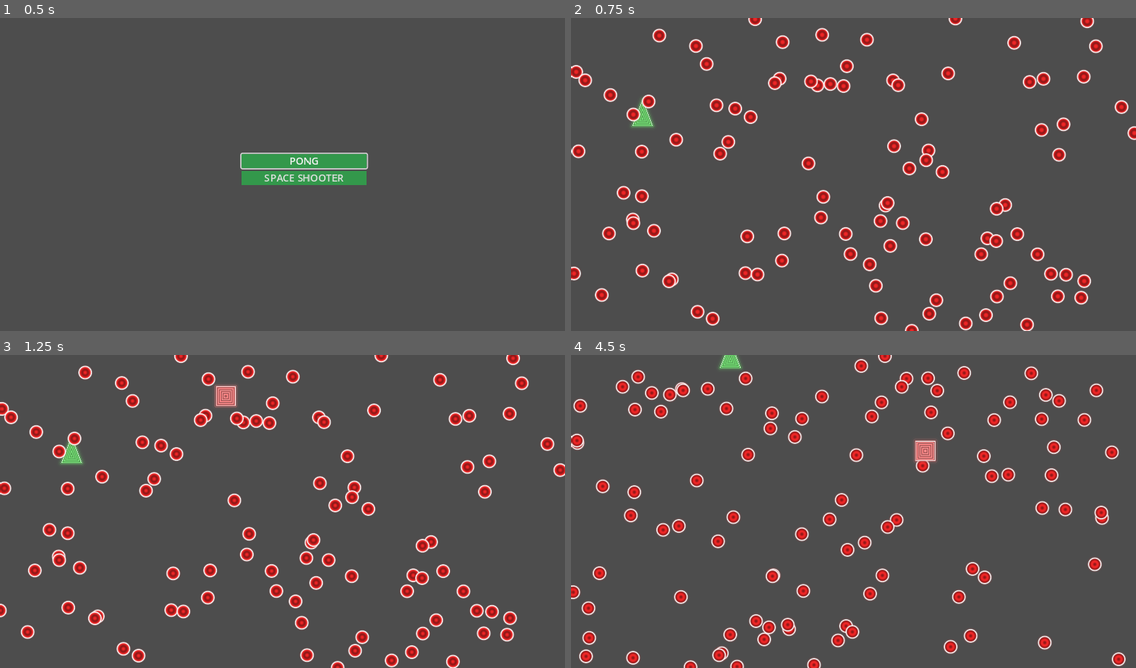
Above: before the commit, frames 1-4 (two rows, left to right).
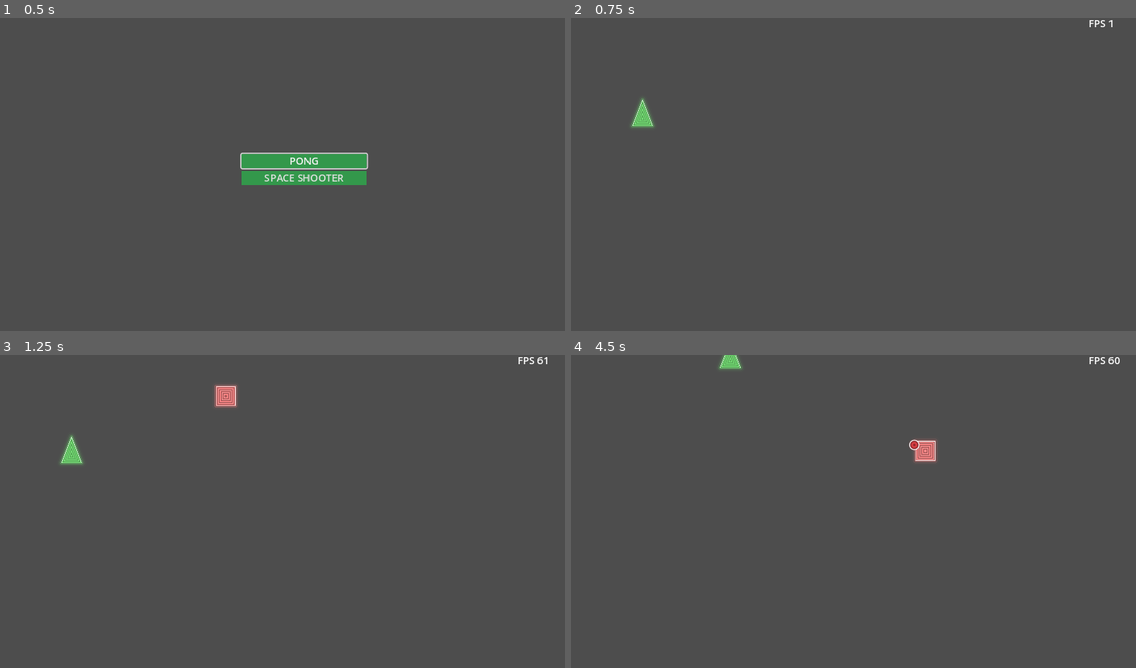
Above: after the commit, the same moments.

Repository: samsvp/godot-small-games
Game: Godot game, scene res://Scenes/main_menu.tscn
The game is run twice, just before and just after one commit, with the same random seed, the same clock (stepped at 60 frames per second) and the same inputs.
Inputs:
- Up to frame 1 (0.5 s): no input
- Up to frame 2 (0.75 s): click "SPACE SHOOTER" at 0.5 s
- Up to frame 3 (1.25 s): no input
- Up to frame 4 (4.5 s): tap Enter (ui_accept) at 1.25, 2.27, 2.3, 2.57, 3.6, 3.77, 4.07 s; hold Right (ui_right) 1.28-2.03 s; hold Enter (ui_accept) 1.28-2.03 s; hold Down (ui_down) 2.03-2.78 s; tap P at 2.1, 4.35 s; hold Right (ui_right) 2.78-3.53 s; hold Enter (ui_accept) 2.78-3.53 s; tap R at 2.85 s; hold Up (ui_up) 3.53-4.28 s; hold Left (ui_left) from 4.28 s (still down); hold Enter (ui_accept) from 4.28 s (still down)

Frame 1 is identical in both runs. In frame 2, 8.8% of the frame differs, in the area x 0-100%, y 0-100%; in frame 3, 8.7%; in frame 4, 9.1%, in the area x 0-99%, y 0-100%.

Commit message:
Added bullets collision with player

Diff:
--- a/Scenes/SpaceShooter/basic_enemy.tscn
+++ b/Scenes/SpaceShooter/basic_enemy.tscn
@@ -1,8 +1,10 @@
-[gd_scene load_steps=6 format=3 uid="uid://b42404uct88ed"]
+[gd_scene load_steps=9 format=3 uid="uid://b42404uct88ed"]
 
 [ext_resource type="Shader" path="res://Shaders/SpaceShooter/basic_enemy.gdshader" id="1_kg6gc"]
 [ext_resource type="Texture2D" uid="uid://ca2ut0ltvmq6m" path="res://Sprites/white.png" id="1_lvi33"]
 [ext_resource type="Script" path="res://Scripts/SpaceShooter/basic_enemy.gd" id="1_v40kf"]
+[ext_resource type="Shader" path="res://Shaders/SpaceShooter/bullet.gdshader" id="4_5klpt"]
+[ext_resource type="Script" path="res://Scripts/SpaceShooter/char_bullets.gd" id="4_e5o66"]
 
 [sub_resource type="RectangleShape2D" id="RectangleShape2D_1ktrs"]
 size = Vector2(49, 50)
@@ -10,6 +12,10 @@
 [sub_resource type="ShaderMaterial" id="ShaderMaterial_wl02v"]
 shader = ExtResource("1_kg6gc")
 shader_parameter/u_radius = 0.4
+
+[sub_resource type="ShaderMaterial" id="ShaderMaterial_4e37m"]
+shader = ExtResource("4_5klpt")
+shader_parameter/bullet_color = null
 
 [node name="BasicEnemy" type="Area2D"]
 scale = Vector2(0.6, 0.6)
@@ -26,5 +32,14 @@
 [node name="ShootTimer" type="Timer" parent="."]
 unique_name_in_owner = true
 
+[node name="EnemyBullets" type="Node2D" parent="."]
+unique_name_in_owner = true
+material = SubResource("ShaderMaterial_4e37m")
+script = ExtResource("4_e5o66")
+BULLET_COUNT = 10
+speed = 200.0
+sprite_scale = 0.15
+bullet_color = Color(0.866667, 0.243137, 0.266667, 1)
+
 [connection signal="area_entered" from="." to="." method="_on_area_entered"]
 [connection signal="timeout" from="ShootTimer" to="." method="_on_shoot_timer_timeout"]
--- a/Scenes/SpaceShooter/player.tscn
+++ b/Scenes/SpaceShooter/player.tscn
@@ -1,15 +1,23 @@
-[gd_scene load_steps=5 format=3 uid="uid://danp3jjirvbv5"]
+[gd_scene load_steps=8 format=3 uid="uid://danp3jjirvbv5"]
 
 [ext_resource type="Shader" path="res://Shaders/SpaceShooter/Player.gdshader" id="1_ar7km"]
 [ext_resource type="Script" path="res://Scripts/SpaceShooter/player.gd" id="1_juu08"]
 [ext_resource type="Texture2D" uid="uid://ca2ut0ltvmq6m" path="res://Sprites/white.png" id="2_fe3gq"]
+[ext_resource type="Shader" path="res://Shaders/SpaceShooter/bullet.gdshader" id="4_qnl0s"]
+[ext_resource type="Script" path="res://Scripts/SpaceShooter/char_bullets.gd" id="5_qxqj4"]
 
 [sub_resource type="ShaderMaterial" id="ShaderMaterial_icvk5"]
 shader = ExtResource("1_ar7km")
 
+[sub_resource type="ShaderMaterial" id="ShaderMaterial_378km"]
+shader = ExtResource("4_qnl0s")
+shader_parameter/bullet_color = null
+
 [node name="Player" type="Area2D"]
 scale = Vector2(0.5, 0.5)
+collision_layer = 2
 script = ExtResource("1_juu08")
+shooting_period = 0.1
 
 [node name="Sprite2D" type="Sprite2D" parent="."]
 material = SubResource("ShaderMaterial_icvk5")
@@ -20,4 +28,18 @@
 build_mode = 1
 polygon = PackedVector2Array(0, -35, 20, 35, -20, 35)
 
+[node name="PlayerBullets" type="Node2D" parent="."]
+unique_name_in_owner = true
+material = SubResource("ShaderMaterial_378km")
+script = ExtResource("5_qxqj4")
+BULLET_COUNT = 50
+speed = 500.0
+sprite_scale = 0.15
+bullet_color = Color(0.305882, 0.843137, 0.329412, 1)
+collision_layer = 2
+
+[node name="PBulletTimer" type="Timer" parent="."]
+unique_name_in_owner = true
+
 [connection signal="body_shape_entered" from="." to="." method="_on_body_shape_entered"]
+[connection signal="timeout" from="PBulletTimer" to="." method="_on_p_bullet_timer_timeout"]
--- a/Scenes/SpaceShooter/space_shooter_main.tscn
+++ b/Scenes/SpaceShooter/space_shooter_main.tscn
@@ -5,7 +5,7 @@
 [ext_resource type="PackedScene" uid="uid://bhgfdhcrf3d5m" path="res://Scenes/SpaceShooter/spinner_enemy.tscn" id="3_15ira"]
 [ext_resource type="Script" path="res://Scripts/SpaceShooter/Character.gd" id="3_l7tmi"]
 [ext_resource type="PackedScene" uid="uid://b42404uct88ed" path="res://Scenes/SpaceShooter/basic_enemy.tscn" id="4_fkank"]
-[ext_resource type="Script" path="res://Scripts/SpaceShooter/bullets.gd" id="6_ss4ul"]
+[ext_resource type="PackedScene" uid="uid://b0qn2h43jf3sk" path="res://Scenes/fps_counter.tscn" id="6_jdxeq"]
 
 [node name="SpaceShooterMain" type="Node2D"]
 script = ExtResource("1_8qakj")
@@ -26,8 +26,11 @@
 [node name="RotatingEnemyTimer" type="Timer" parent="."]
 unique_name_in_owner = true
 
-[node name="Bullets" type="Node2D" parent="."]
-script = ExtResource("6_ss4ul")
+[node name="FPS Counter" parent="." instance=ExtResource("6_jdxeq")]
+offset_left = 824.0
+offset_top = -2.0
+offset_right = 901.0
+offset_bottom = 30.0
 
 [connection signal="timeout" from="BasicEnemyTimer" to="." method="_on_basic_enemy_timer_timeout"]
 [connection signal="timeout" from="RotatingEnemyTimer" to="." method="_on_rotating_enemy_timer_timeout"]
--- a/Scenes/SpaceShooter/spinner_enemy.tscn
+++ b/Scenes/SpaceShooter/spinner_enemy.tscn
@@ -1,20 +1,42 @@
-[gd_scene load_steps=5 format=3 uid="uid://bhgfdhcrf3d5m"]
+[gd_scene load_steps=8 format=3 uid="uid://bhgfdhcrf3d5m"]
 
 [ext_resource type="Script" path="res://Scripts/SpaceShooter/spinner_enemy.gd" id="1_i10l4"]
 [ext_resource type="Shader" path="res://Shaders/SpaceShooter/hexagram.gdshader" id="1_o1bhu"]
 [ext_resource type="Texture2D" uid="uid://ca2ut0ltvmq6m" path="res://Sprites/white.png" id="2_ub3yd"]
+[ext_resource type="Shader" path="res://Shaders/SpaceShooter/bullet.gdshader" id="4_43xbu"]
+[ext_resource type="Script" path="res://Scripts/SpaceShooter/char_bullets.gd" id="5_v73vp"]
 
 [sub_resource type="ShaderMaterial" id="ShaderMaterial_a1ef8"]
 shader = ExtResource("1_o1bhu")
 shader_parameter/u_radius = 0.4
 
+[sub_resource type="ShaderMaterial" id="ShaderMaterial_d3nup"]
+shader = ExtResource("4_43xbu")
+shader_parameter/bullet_color = null
+
 [node name="SpinnerEnemy" type="Area2D"]
 script = ExtResource("1_i10l4")
+shooting_period = 0.1
 
 [node name="CollisionPolygon2D" type="CollisionPolygon2D" parent="."]
 polygon = PackedVector2Array(0, -28, 9, -15, 26, -15, 18, 0, 26, 15, 9, 15, 1, 31, -8, 16, -26, 16, -17, 0, -26, -15, -9, -15)
 
 [node name="Sprite2D" type="Sprite2D" parent="."]
+z_index = 2
 material = SubResource("ShaderMaterial_a1ef8")
 scale = Vector2(0.6, 0.6)
 texture = ExtResource("2_ub3yd")
+
+[node name="SEnemyBullets" type="Node2D" parent="."]
+unique_name_in_owner = true
+material = SubResource("ShaderMaterial_d3nup")
+script = ExtResource("5_v73vp")
+BULLET_COUNT = 2000
+speed = 100.0
+sprite_scale = 0.15
+bullet_color = Color(0.694118, 0.247059, 0.721569, 1)
+
+[node name="SBulletTimer" type="Timer" parent="."]
+unique_name_in_owner = true
+
+[connection signal="timeout" from="SBulletTimer" to="." method="_on_s_bullet_timer_timeout"]
--- /dev/null
+++ b/Scenes/fps_counter.tscn
@@ -0,0 +1,16 @@
+[gd_scene load_steps=2 format=3 uid="uid://b0qn2h43jf3sk"]
+
+[ext_resource type="Script" path="res://Scripts/FPSLabel.gd" id="1_jfynm"]
+
+[node name="FPS Counter" type="Control"]
+layout_mode = 3
+anchors_preset = 0
+offset_right = 40.0
+offset_bottom = 40.0
+
+[node name="Label" type="Label" parent="."]
+layout_mode = 0
+offset_right = 40.0
+offset_bottom = 23.0
+text = "Sample Text"
+script = ExtResource("1_jfynm")
--- /dev/null
+++ b/Scripts/FPSLabel.gd
@@ -0,0 +1,5 @@
+extends Label
+
+func _process(delta):
+	if OS.is_debug_build():
+		set_text("FPS %d" % Engine.get_frames_per_second())
--- a/Scripts/SpaceShooter/Character.gd
+++ b/Scripts/SpaceShooter/Character.gd
@@ -13,7 +13,7 @@
 
 static func take_damage(current_health: int, damage: int,
 						kill_func: Callable) -> int:
-	current_health -= 1
+	current_health -= damage
 	if current_health <= 0:
 		kill_func.call()
 	return current_health
--- a/Scripts/SpaceShooter/basic_enemy.gd
+++ b/Scripts/SpaceShooter/basic_enemy.gd
@@ -9,6 +9,7 @@
 var height_offset: float
 var target: Vector2
 @onready var ShootTimer := %ShootTimer
+@onready var bullets: CharBullet = %EnemyBullets
 var Player := CharacterBody2D
 
 
@@ -29,6 +30,7 @@
 
 func _on_shoot_timer_timeout():
 	var target = Player.position
+	self.bullets.shoot(self.position, target - self.position)
 
 
 func _on_area_entered(area):
--- a/Scripts/SpaceShooter/bullets.gd
+++ b/Scripts/SpaceShooter/bullets.gd
@@ -1,86 +1,119 @@
 extends Node2D
 
-const BULLET_COUNT: int = 100
-const bullet_image = preload("res://Sprites/white.png")
-@onready var shader = preload("res://Shaders/SpaceShooter/bullet.gdshader")
-@onready var pshader = preload("res://Shaders/SpaceShooter/Player.gdshader")
-var speed := 10.0
-var sprite_scale := 0.2
+class_name BulletArray
 
+var bullet_image: Resource
+var sprite_scale: float
+var transform2d = Transform2D()
+var bullet_size: Vector2
+var active_bullets:Array[Bullet] = []
+var max_bullet_count: int
+var space: RID
 var shape: RID
-var bullets := []
-var size: Vector2
-var transform2d = Transform2D()
+var collision_layer: int
+var speed: float
+var n_bullets := 0
 
 class Bullet:
 	var position: Vector2
+	var direction: Vector2
 	var speed: float
-	var body := RID()
+	var body :RID
 
 	func _init(speed: float, position: Vector2):
 		self.speed = speed
 		self.position = position
 
-# Called when the node enters the scene tree for the first time.
-func _ready():
-	self.size = bullet_image.get_size() * Vector2(sprite_scale, sprite_scale)
+
+func _init(speed: float, bullet_image: Resource, sprite_scale: float,
+		   bullet_count: int, space: RID, collision_layer: int):
+	self.bullet_image = bullet_image
+	self.sprite_scale = sprite_scale
+
+	self.bullet_size = bullet_image.get_size() * Vector2(sprite_scale, sprite_scale)
+	self.max_bullet_count = bullet_count
+
+	self.speed = speed
+	self.space = space
+	self.collision_layer = collision_layer
+
+	# set the radius
 	self.shape = PhysicsServer2D.circle_shape_create()
-	# set the radius
-	PhysicsServer2D.shape_set_data(self.shape, 8)
+	PhysicsServer2D.shape_set_data(shape, 8)
 
-	# set shader
-	var material := ShaderMaterial.new()
-	material.shader = shader
-	set_material(material)
 
-	for _i in self.BULLET_COUNT:
-		var pos := Vector2(
-			randf_range(0, Manager.screen_width),
-			randf_range(0, Manager.screen_height)
-		)
-		var bullet := Bullet.new(speed, pos)
-		bullet.body = PhysicsServer2D.body_create()
+func create_bullet() -> Bullet:
+	var pos := Vector2.ZERO
+	var bullet := Bullet.new(speed, pos)
+	self.n_bullets += 1
 
-		PhysicsServer2D.body_set_space(bullet.body, get_world_2d().get_space())
-		PhysicsServer2D.body_add_shape(bullet.body, shape)
-		# Don't make bullets check collision with other bullets to improve performance.
-		PhysicsServer2D.body_set_collision_mask(bullet.body, 0)
+	bullet.body = PhysicsServer2D.body_create()
+	PhysicsServer2D.body_set_space(bullet.body, space)
+	PhysicsServer2D.body_add_shape(bullet.body, shape)
+	# Don't make bullets check collision with other bullets to improve performance.
+	PhysicsServer2D.body_set_collision_mask(bullet.body, 0)
+	PhysicsServer2D.body_set_collision_layer(bullet.body, collision_layer)
+
+	transform2d.origin = bullet.position
+	PhysicsServer2D.body_set_state(
+		bullet.body, PhysicsServer2D.BODY_STATE_TRANSFORM, transform2d
+	)
+	return bullet
+
+
+func delete_bullet(bullet: Bullet):
+	PhysicsServer2D.free_rid(bullet.body)
+	self.n_bullets -= 1
+
+
+func shoot(origin: Vector2, direction: Vector2) -> void:
+	if self.n_bullets >= self.max_bullet_count:
+		return
+
+	var bullet = create_bullet()
+	bullet.position = origin
+	bullet.direction = direction.normalized()
+	self.active_bullets.append(bullet)
+
+
+func physics_process(delta):
+	var offset := 32.0
+	var bullets_to_remove:Array[Bullet] = []
+	for bullet in self.active_bullets:
+		if PhysicsServer2D.body_get_state(
+				bullet.body, PhysicsServer2D.BODY_STATE_SLEEPING):
+			bullets_to_remove.append(bullet)
+			continue
+
+		bullet.position += bullet.speed * bullet.direction * delta
+
+		# remove offscreen bullets
+		if bullet.position.x > Manager.screen_width + offset or \
+				bullet.position.y > Manager.screen_height + offset or \
+				bullet.position.x < -offset or \
+				bullet.position.y < -offset:
+			bullets_to_remove.append(bullet)
 
 		transform2d.origin = bullet.position
 		PhysicsServer2D.body_set_state(
 			bullet.body, PhysicsServer2D.BODY_STATE_TRANSFORM, transform2d
 		)
 
-		bullets.push_back(bullet)
-
-
-func _process(delta):
-	# Order the CanvasItem to update every frame.
-	queue_redraw()
-
-
-func _physics_process(delta):
-	var offset := Manager.screen_width + 16
-	for bullet in self.bullets:
-		bullet.position.x -= bullet.speed * delta
-		if bullet.position.x < -16:
-			bullet.position.x = offset
-		transform2d.origin = bullet.position
-		PhysicsServer2D.body_set_state(
-			bullet.body, PhysicsServer2D.BODY_STATE_TRANSFORM, transform2d
-		)
+	for bullet in bullets_to_remove:
+		self.active_bullets.erase(bullet)
+		self.delete_bullet(bullet)
 
 
 # Instead of drawing each bullet individually in a script attached to each bullet,
 # we are drawing *all* the bullets at once here.
-func _draw():
-	for bullet in bullets:
-		var rect := Rect2(bullet.position - size * 0.5, size)
-		draw_texture_rect(bullet_image, rect, false)
+func draw(draw_texture_rect: Callable):
+	for bullet in self.active_bullets:
+		var rect := Rect2(bullet.position - self.bullet_size * 0.5, self.bullet_size)
+		draw_texture_rect.call(self.bullet_image, rect, false)
 
 
-func _exit_tree():
-	for bullet in bullets:
+func exit_tree():
+	for bullet in self.active_bullets:
 		PhysicsServer2D.free_rid(bullet.body)
 
-	bullets.clear()
+	self.active_bullets.clear()
--- /dev/null
+++ b/Scripts/SpaceShooter/char_bullets.gd
@@ -0,0 +1,44 @@
+extends Node2D
+
+class_name CharBullet
+
+@export var BULLET_COUNT: int = 100
+@onready var bullet_image = preload("res://Sprites/white.png")
+@export var speed := 10.0
+@export var sprite_scale := 0.2
+@export var bullet_color: Color
+@export var collision_layer: int = 1
+var bullet_array: BulletArray
+
+# Called when the node enters the scene tree for the first time.
+func _ready():
+	top_level = true
+	self.bullet_array = BulletArray.new(speed,
+		   bullet_image, sprite_scale, BULLET_COUNT,
+		   get_world_2d().get_space(), self.collision_layer)
+
+	material.set_shader_parameter("bullet_color", bullet_color)
+
+
+func _process(delta):
+	# Order the CanvasItem to update every frame.
+	queue_redraw()
+
+
+func shoot(origin: Vector2, direction: Vector2):
+	self.bullet_array.shoot(origin, direction)
+
+
+func _physics_process(delta):
+	self.bullet_array.physics_process(delta)
+
+
+# Instead of drawing each bullet individually in a script attached to each bullet,
+# we are drawing *all* the bullets at once here.
+func _draw():
+	material.set_shader_parameter("bullet_color", bullet_color)
+	self.bullet_array.draw(draw_texture_rect)
+
+
+func _exit_tree():
+	self.bullet_array.exit_tree()
--- a/Scripts/SpaceShooter/player.gd
+++ b/Scripts/SpaceShooter/player.gd
@@ -6,12 +6,22 @@
 
 @export var SPEED := 300
 @export var current_health = 5
+@export var shooting_period := 0.5
+@onready var bullets: CharBullet = %PlayerBullets
+@onready var bullet_timer: Timer = %PBulletTimer
+var can_shoot := true
+
 
 func _physics_process(delta):
 	var input_direction := Input.get_vector("ui_left", "ui_right", "ui_up", "ui_down")
 	self.position = SpaceShooterChar.move(
 		self.position, input_direction, SPEED, delta
 	)
+
+	if Input.is_action_pressed("ui_accept") and self.can_shoot:
+		self.bullets.shoot(self.position, Vector2.UP)
+		self.can_shoot = false
+		self.bullet_timer.start(self.shooting_period)
 
 
 func take_damage(damage: int) -> void:
@@ -22,6 +32,11 @@
 	)
 
 
+func _on_body_shape_entered(body_rid, body, body_shape_index, local_shape_index):
+	PhysicsServer2D.body_set_state(
+		body_rid, PhysicsServer2D.BODY_STATE_SLEEPING, true
+	)
 
-func _on_body_shape_entered(body_rid, body, body_shape_index, local_shape_index):
-	print("Entered")
+
+func _on_p_bullet_timer_timeout():
+	self.can_shoot = true
--- a/Scripts/SpaceShooter/space_shooter_main.gd
+++ b/Scripts/SpaceShooter/space_shooter_main.gd
@@ -16,10 +16,6 @@
 func _ready():
 	self.basic_enemy_timer.start(0.5)
 	self.spin_enemy_timer.start(10)
-
-# Called every frame. 'delta' is the elapsed time since the previous frame.
-func _process(delta):
-	pass
 
 
 func remove_basic_enemy() -> void:
--- a/Scripts/SpaceShooter/spinner_enemy.gd
+++ b/Scripts/SpaceShooter/spinner_enemy.gd
@@ -6,11 +6,15 @@
 
 
 @export var initial_speed := 2
+@export var shooting_period:float = 2
 var height_offset: float
 var target: Vector2
 var rotation_velocity: float = 1
 var max_rot_vel: float = 2
 var Player := CharacterBody2D
+var ready_to_shoot := false
+@onready var bullets: CharBullet = %SEnemyBullets
+@onready var shoot_timer := %SBulletTimer
 
 
 func _ready():
@@ -26,7 +30,10 @@
 func _physics_process(delta):
 	self.rotation += delta * self.rotation_velocity
 
-	if self.position.y >= target.y - 0.05:
+	if self.position.y >= target.y - 2:
+		if not self.ready_to_shoot:
+			ready_to_shoot = true
+			self.shoot_timer.start(self.shooting_period)
 		return
 
 	self.position = self.position.lerp(target, delta * initial_speed)
@@ -38,3 +45,13 @@
 func _on_body_entered(body):
 	if body.name == "Player":
 		body.take_damage(1)
+
+
+func _on_s_bullet_timer_timeout():
+	# 60 degrees
+	var rot_offset := 1.0472
+	for i in range(6):
+		self.bullets.shoot(self.position,
+			Vector2.RIGHT.rotated(self.rotation + i * rot_offset))
+
+	self.shoot_timer.start(self.shooting_period)
--- a/Scripts/manager.gd
+++ b/Scripts/manager.gd
@@ -14,10 +14,6 @@
 	current_scene = root.get_child(root.get_child_count() -1)
 
 
-# Called every frame. 'delta' is the elapsed time since the previous frame.
-func _process(delta):
-	pass
-
 func _input(ev):
 	if ev is InputEventKey and ev.pressed:
 		if ev.keycode == KEY_R:
--- a/Shaders/SpaceShooter/bullet.gdshader
+++ b/Shaders/SpaceShooter/bullet.gdshader
@@ -1,4 +1,6 @@
 shader_type canvas_item;
+
+uniform vec3 bullet_color;
 
 
 float sdf_circle(vec2 p, float r)
@@ -15,7 +17,7 @@
 
 	float d = sdf_circle( uv, 0.8 );
 	float alpha = pow(1.0 - d, 15.0);
-	vec3 col = vec3(0.95, 0.15, 0.15);
+	vec3 col = bullet_color;
 	col *= 0.8 + 0.2 * cos(10.0 * d + TIME);
 	col = mix( col, vec3(1.0), 1.0-smoothstep(0.0,0.2,abs(d)) );
 
